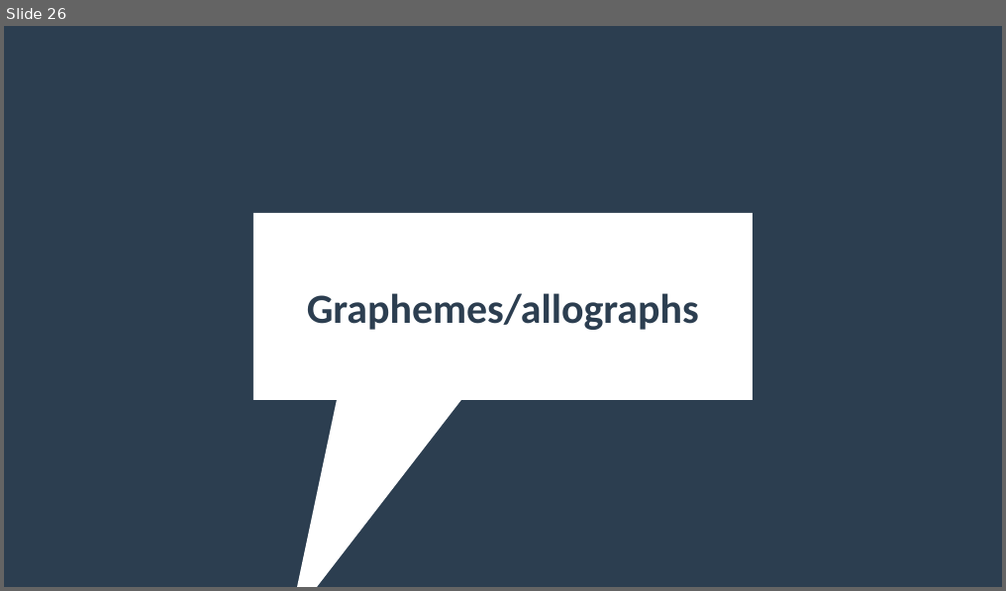
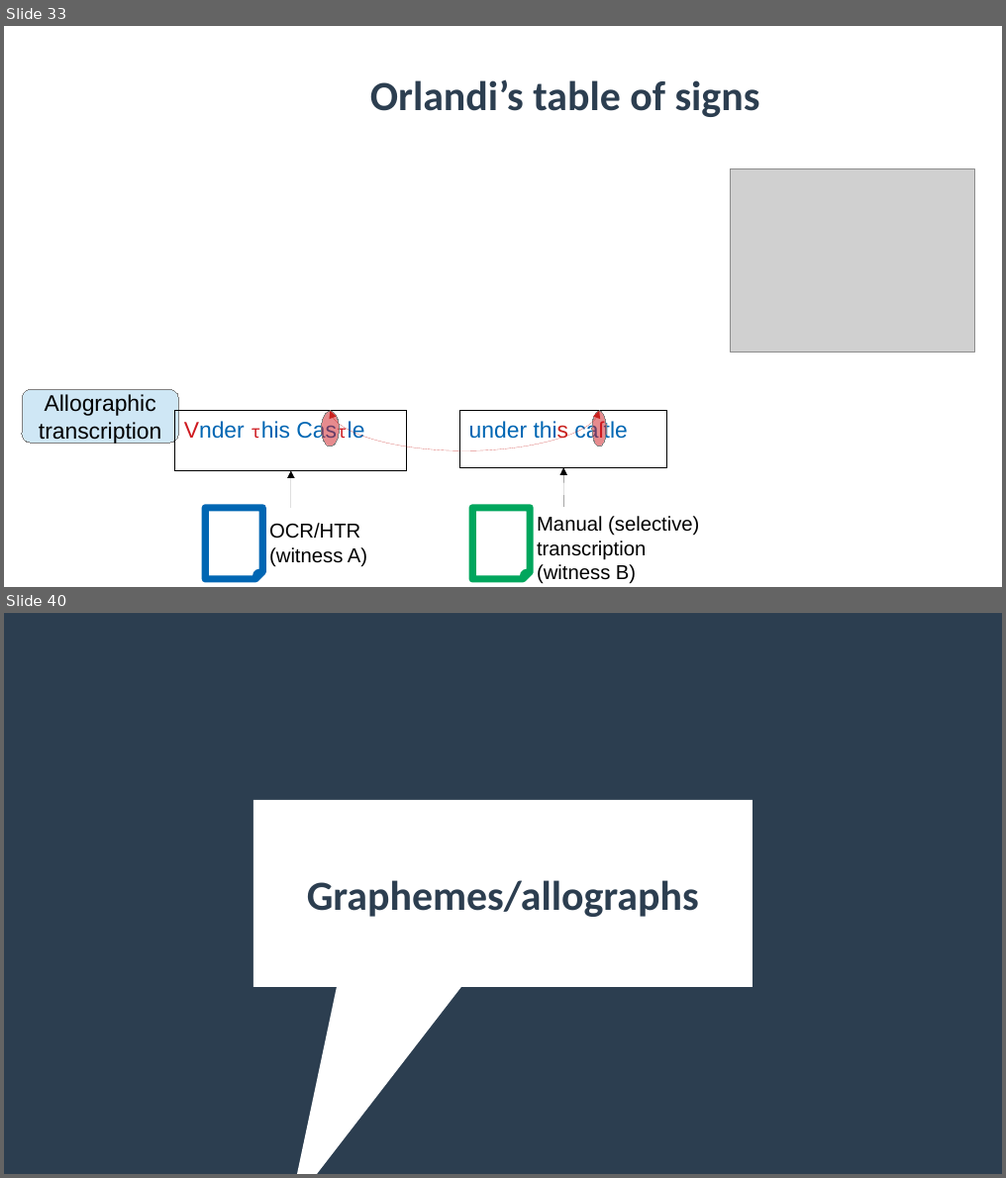
Before and after one commit to SunoikisisDC/SunoikisisDC-2021-2022, a slide deck: Summer/Session3_Monella.odp. Shown one above the other, each under a label of ours: slide 26 before the commit, slides 33 and 40 after it; the slides between them are not shown. The pictures are 1006x591 and 1006x1178 pixels, drawn with LibreOffice and Linux fonts; fonts in the diff are those of the drawing; grey boxes stand for pictures; background and template pictures are left out. Boxes give left, top, right and bottom in pixels: in the first picture for what was removed or moved away, otherwise in the second. Text is boxed around its words. In the diff, an @@ line names an element or a change of style, - is before the commit and + after.

```diff
--- a/Summer/Session3_Monella.odp
+++ b/Summer/Session3_Monella.odp
@@ slide 33 added at bbox=[4, 26, 1002, 587], background picture (left out) @@
@@ title added at bbox=[370, 79, 760, 117], 33 pt, text #2C3E50, bold @@
+Orlandi’s table of signs
@@ picture added at bbox=[731, 170, 975, 352] @@
@@ rounded rectangle added at bbox=[22, 390, 179, 444], fill #CFE7F5, outline #808080 0 pt, 18 pt, text #000000 @@
+Allographic
+transcription
@@ rectangle added at bbox=[175, 411, 407, 471], outline #000000 0 pt, 18 pt, text #0066B3 @@
+Vnder τhis Casτle
@@ ellipse added at bbox=[321, 411, 339, 446], fill #CE181E at 50% opacity, outline #808080 0 pt @@
@@ curved double arrow added from (330, 411) to (600, 411), #C9211E 0 pt @@
@@ rectangle added at bbox=[460, 411, 667, 468], outline #000000 0 pt, 18 pt, text #0066B3 @@
+under this caſtle
@@ ellipse added at bbox=[593, 411, 607, 446], fill #CE181E at 50% opacity, outline #808080 0 pt @@
@@ arrow added from (564, 508) to (563, 468), #000000 0 pt @@
@@ arrow added from (291, 509) to (291, 472), #000000 0 pt @@
@@ folded corner added at bbox=[205, 509, 262, 580], outline #0066B3 5.67 pt @@
@@ text added at bbox=[269, 523, 367, 568], 16 pt, text #000000 @@
+OCR/HTR
+(witness A)
@@ folded corner added at bbox=[473, 509, 530, 580], outline #00A65D 5.67 pt @@
@@ text added at bbox=[537, 516, 699, 584], 16 pt, text #000000 @@
+Manual (selective)
+transcription
+(witness B)
@@ what was slide 26 is now slide 40 @@
```
Also in this commit, not shown: 30 slides changed, 9 other slides added, 12 slides removed, 1 other file.
